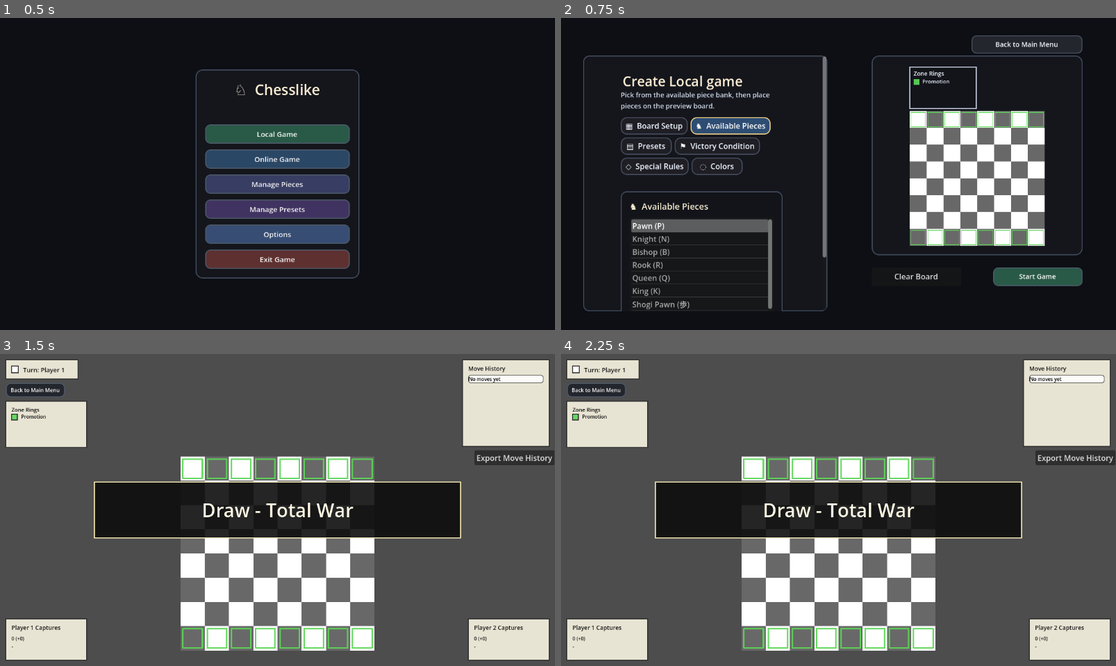
Above: before the commit, frames 1-4 (two rows, left to right).
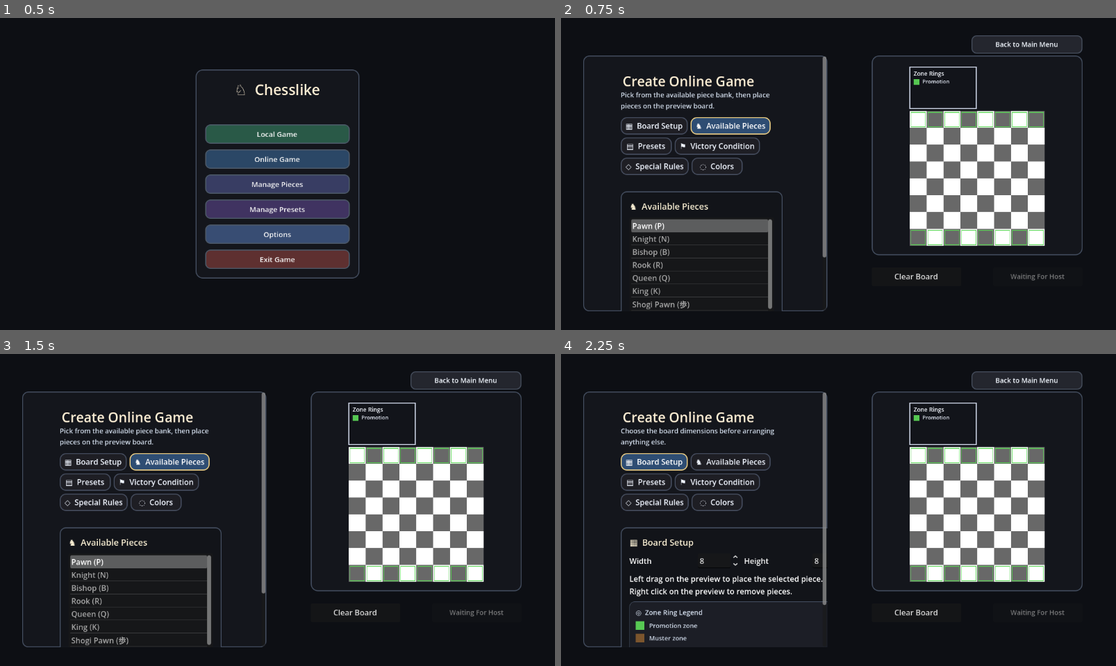
Above: after the commit, the same moments.

Repository: LeoHolman/chesslike
Game: Godot game, scene res://Scenes/MainMenu.tscn
The game is run twice, just before and just after one commit, with the same random seed, the same clock (stepped at 60 frames per second) and the same inputs.
Inputs (mouse positions are in pixels of both pictures, inside the frame that each line leads up to):
- Up to frame 1 (0.5 s): no input
- Up to frame 2 (0.75 s): click "Local Game" at 0.5 s
- Up to frame 3 (1.5 s): click (477, 612) at 1.25 s, where only the run before the commit has a clickable "Start Game"
- Up to frame 4 (2.25 s): click (655, 463) at 2 s, where only the run after the commit has a clickable "▦ Board Setup"

Frame 1 is identical in both runs. In frame 2, 1.3% of the frame differs, in the area x 19-94%, y 18-86%; in frame 3, 90%; in frame 4, 91%, in the area x 0-100%, y 0-100%.

Commit message:
feat: enable collabortive online game building

Diff:
--- a/Scripts/autoload/network_manager.gd
+++ b/Scripts/autoload/network_manager.gd
@@ -5,6 +5,7 @@
 signal online_match_started()
 signal turn_state_received(state: Dictionary)
 signal online_match_ended(reason: String)
+signal setup_snapshot_received(snapshot: Dictionary)
 
 const DEFAULT_PORT = 24567
 
@@ -108,6 +109,9 @@
 	remote_peer_id = peer_id
 	emit_signal("network_status_changed", "peer_connected", "Player 2 connected.")
 	emit_signal("peer_ready_changed", true)
+	_rpc_open_online_setup_menu.rpc_id(peer_id)
+	var setup_snapshot = _build_match_config_from_game_manager()
+	_rpc_receive_setup_snapshot.rpc_id(peer_id, setup_snapshot)
 
 func _on_peer_disconnected(peer_id: int) -> void:
 	if is_hosting and remote_peer_id == peer_id:
@@ -121,6 +125,7 @@
 func _on_connected_to_server() -> void:
 	emit_signal("network_status_changed", "connected", "Connected. Waiting for host to start the match...")
 	emit_signal("peer_ready_changed", true)
+	get_tree().change_scene_to_file("res://Scenes/LocalGameMenu.tscn")
 
 func _on_connection_failed() -> void:
 	emit_signal("network_status_changed", "error", "Connection failed.")
@@ -141,6 +146,44 @@
 	emit_signal("online_match_started")
 	emit_signal("network_status_changed", "started", "Online match started.")
 	get_tree().change_scene_to_file("res://Scenes/LocalGame.tscn")
+
+@rpc("authority", "reliable")
+func _rpc_open_online_setup_menu() -> void:
+	if is_online_match_active:
+		return
+	if get_tree().current_scene != null and get_tree().current_scene.scene_file_path == "res://Scenes/LocalGameMenu.tscn":
+		return
+	get_tree().change_scene_to_file("res://Scenes/LocalGameMenu.tscn")
+
+func submit_setup_snapshot(snapshot: Dictionary) -> void:
+	if is_online_match_active:
+		return
+	if multiplayer.multiplayer_peer == null:
+		return
+	if is_hosting:
+		_apply_match_config_to_game_manager(snapshot)
+		emit_signal("setup_snapshot_received", snapshot)
+		if remote_peer_id != 0:
+			_rpc_receive_setup_snapshot.rpc_id(remote_peer_id, snapshot)
+		return
+	_rpc_submit_setup_snapshot_from_client.rpc_id(1, snapshot)
+
+@rpc("any_peer", "reliable")
+func _rpc_submit_setup_snapshot_from_client(snapshot: Dictionary) -> void:
+	if not is_hosting:
+		return
+	if multiplayer.get_remote_sender_id() != remote_peer_id:
+		return
+	_apply_match_config_to_game_manager(snapshot)
+	emit_signal("setup_snapshot_received", snapshot)
+	_rpc_receive_setup_snapshot.rpc_id(remote_peer_id, snapshot)
+
+@rpc("authority", "reliable")
+func _rpc_receive_setup_snapshot(snapshot: Dictionary) -> void:
+	if is_online_match_active:
+		return
+	_apply_match_config_to_game_manager(snapshot)
+	emit_signal("setup_snapshot_received", snapshot)
 
 @rpc("any_peer", "reliable")
 func _rpc_submit_turn_state_from_client(state: Dictionary) -> void:
--- a/Scripts/local_game_menu.gd
+++ b/Scripts/local_game_menu.gd
@@ -304,6 +304,8 @@
 var shared_color_picker_dialog: AcceptDialog
 var shared_color_picker: ColorPicker
 var pending_color_target = ""
+var is_applying_online_setup_sync = false
+var last_online_setup_signature = ""
 var player_side_colors = {
 	"white": Color(1.0, 1.0, 1.0, 1.0),
 	"black": Color(0.08, 0.08, 0.08, 1.0)
@@ -330,6 +332,7 @@
 	_setup_tile_color_pickers()
 	_setup_victory_condition_picker()
 	_setup_special_rules()
+	_connect_online_setup_collaboration()
 	_setup_section_navigation_ui()
 	resized.connect(_on_menu_resized)
 	_reset_preview_to_default(false, false)
@@ -358,7 +361,7 @@
 		return
 	var title_text = "Create Local game"
 	var network_manager = get_node_or_null("/root/NetworkManager")
-	if network_manager != null and network_manager.is_hosting and not network_manager.is_online_active():
+	if network_manager != null and network_manager.is_session_connected() and not network_manager.is_online_active():
 		title_text = "Create Online Game"
 	local_game_title.text = title_text
 
@@ -367,8 +370,118 @@
 		start_game_button.text = "Save Preset"
 		back_to_main_menu_button.visible = false
 		return
-	start_game_button.text = "Start Game"
+	var network_manager = get_node_or_null("/root/NetworkManager")
+	if network_manager != null and network_manager.is_session_connected() and not network_manager.is_online_active() and not network_manager.is_hosting:
+		start_game_button.text = "Waiting For Host"
+		start_game_button.disabled = true
+	else:
+		start_game_button.text = "Start Game"
+		start_game_button.disabled = false
 	back_to_main_menu_button.visible = true
+
+func _connect_online_setup_collaboration() -> void:
+	var network_manager = get_node_or_null("/root/NetworkManager")
+	if network_manager == null:
+		return
+	if network_manager.setup_snapshot_received.is_connected(_on_online_setup_snapshot_received):
+		network_manager.setup_snapshot_received.disconnect(_on_online_setup_snapshot_received)
+	network_manager.setup_snapshot_received.connect(_on_online_setup_snapshot_received)
+
+func _is_online_setup_collaboration_active() -> bool:
+	var network_manager = get_node_or_null("/root/NetworkManager")
+	if network_manager == null:
+		return false
+	return network_manager.is_session_connected() and not network_manager.is_online_active()
+
+func _build_online_setup_snapshot() -> Dictionary:
+	var game_manager = $"/root/GameManager"
+	return {
+		"board_height": _get_dimension(height_spin_box.value, 8),
+		"board_width": _get_dimension(width_spin_box.value, 8),
+		"starting_pieces": _serialize_preview_pieces(),
+		"starting_drop_pools": _serialize_drop_pools(),
+		"special_rules": _build_special_rules(),
+		"spell_card_hand_size": _get_spell_hand_size_value(),
+		"spell_card_hand_size_white": _get_spell_hand_size_for_owner("white"),
+		"spell_card_hand_size_black": _get_spell_hand_size_for_owner("black"),
+		"spell_cards_random": _is_random_spell_cards_enabled(),
+		"spell_card_allow_duplicates": _is_spell_card_duplicates_allowed(),
+		"spell_draw_replacement_after_cast": _is_draw_replacement_after_cast_enabled(),
+		"spell_card_available_ids": _build_enabled_spell_card_ids(),
+		"starting_spell_hands": _build_spell_card_hands(),
+		"promotion_piece_pool": _build_promotion_piece_pool(),
+		"promotion_zones": _build_promotion_zones(),
+		"territory_rows": _territory_rows_value(),
+		"victory_condition": _build_victory_condition(),
+		"army_strength_cap": _get_army_strength_cap_value(),
+		"army_strength_cap_white": _get_unbalanced_army_strength_cap_value("white"),
+		"army_strength_cap_black": _get_unbalanced_army_strength_cap_value("black"),
+		"player_colors": _serialize_player_colors(),
+		"tile_colors": _serialize_tile_colors(),
+		"piece_bank": game_manager.PieceBank.duplicate(true),
+		"piece_definitions": game_manager.PieceDefinitions.duplicate(true)
+	}
+
+func _setup_snapshot_signature(snapshot: Dictionary) -> String:
+	return JSON.stringify(snapshot)
+
+func _sync_online_setup_if_needed() -> void:
+	if is_applying_online_setup_sync:
+		return
+	if not _is_online_setup_collaboration_active():
+		return
+	var snapshot = _build_online_setup_snapshot()
+	var signature = _setup_snapshot_signature(snapshot)
+	if signature == last_online_setup_signature:
+		return
+	last_online_setup_signature = signature
+	var network_manager = get_node_or_null("/root/NetworkManager")
+	if network_manager != null:
+		network_manager.submit_setup_snapshot(snapshot)
+
+func _on_online_setup_snapshot_received(snapshot: Dictionary) -> void:
+	if not _is_online_setup_collaboration_active():
+		return
+	var signature = _setup_snapshot_signature(snapshot)
+	if signature == last_online_setup_signature:
+		return
+	is_applying_online_setup_sync = true
+	last_online_setup_signature = signature
+	if snapshot.has("piece_bank"):
+		_populate_piece_bank()
+	_build_promotion_piece_checkboxes()
+	_apply_saved_preset_config({
+		"width": int(snapshot.get("board_width", width_spin_box.value)),
+		"height": int(snapshot.get("board_height", height_spin_box.value)),
+		"pieces": snapshot.get("starting_pieces", []),
+		"drop_pools": snapshot.get("starting_drop_pools", {}),
+		"victory_condition": str(snapshot.get("victory_condition", "checkmate")),
+		"special_rules": snapshot.get("special_rules", {}),
+		"spell_cards": {
+			"hand_size": int(snapshot.get("spell_card_hand_size", 3)),
+			"unbalanced_hand_sizes": int(snapshot.get("spell_card_hand_size_white", 3)) != int(snapshot.get("spell_card_hand_size_black", 3)),
+			"hand_size_white": int(snapshot.get("spell_card_hand_size_white", 3)),
+			"hand_size_black": int(snapshot.get("spell_card_hand_size_black", 3)),
+			"random_cards": bool(snapshot.get("spell_cards_random", true)),
+			"allow_duplicates": bool(snapshot.get("spell_card_allow_duplicates", true)),
+			"draw_replacement_after_cast": bool(snapshot.get("spell_draw_replacement_after_cast", false)),
+			"available_cards": snapshot.get("spell_card_available_ids", []),
+			"starting_hands": snapshot.get("starting_spell_hands", {})
+		},
+		"army_strength_cap": int(snapshot.get("army_strength_cap", 32)),
+		"army_strength_caps": {
+			"white": int(snapshot.get("army_strength_cap_white", snapshot.get("army_strength_cap", 32))),
+			"black": int(snapshot.get("army_strength_cap_black", snapshot.get("army_strength_cap", 32)))
+		},
+		"promotion_pieces": snapshot.get("promotion_piece_pool", ["queen", "rook", "bishop", "knight"]),
+		"promotion_zones": snapshot.get("promotion_zones", {}),
+		"territory_rows": int(snapshot.get("territory_rows", 3)),
+		"player_colors": snapshot.get("player_colors", {}),
+		"tile_colors": snapshot.get("tile_colors", {})
+	})
+	is_applying_online_setup_sync = false
+	_update_menu_title_for_mode()
+	_update_primary_action_for_mode()
 
 func _setup_section_navigation_ui() -> void:
 	options_content.custom_minimum_size.y = max(options_content.custom_minimum_size.y, 2160.0)
@@ -2559,6 +2672,7 @@
 	_draw_preview_zone_legend(board_pixel_size)
 	_draw_piece_bank_drag_preview()
 	_update_preview_rule_dependencies()
+	_sync_online_setup_if_needed()
 
 func _preview_side_panel_width() -> float:
 	return clampf(board_preview.size.x * 0.18, 92.0, 150.0)
@@ -3797,6 +3911,10 @@
 	$"/root/GameManager".TileColors = _serialize_tile_colors()
 
 	var network_manager = get_node_or_null("/root/NetworkManager")
+	if network_manager != null and network_manager.is_session_connected() and not network_manager.is_online_active() and not network_manager.is_hosting:
+		preview_warning_label.text = "Host starts the online match after setup is ready."
+		preview_warning_label.visible = true
+		return
 	if network_manager != null and network_manager.is_hosting and not network_manager.is_online_active():
 		if not network_manager.start_hosted_match():
 			preview_warning_label.text = "Online start failed. Make sure player 2 is connected."
Not shown, changed: builds/windows_chesslike.pck
Not shown, changed: ideas.md
